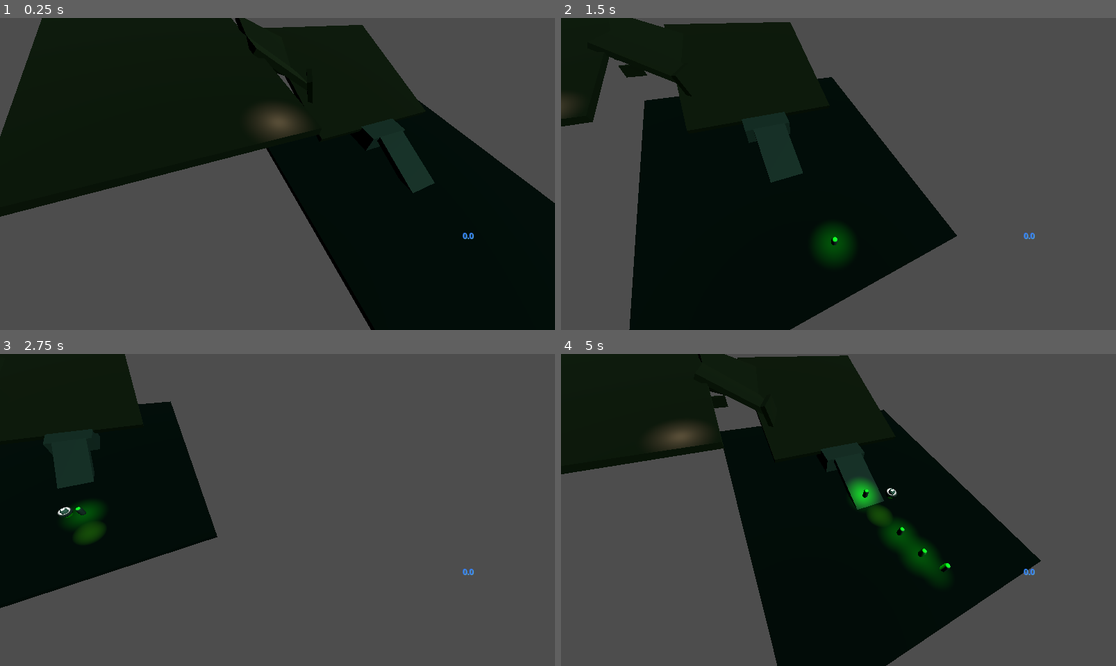
Above: before the commit, frames 1-4 (two rows, left to right).
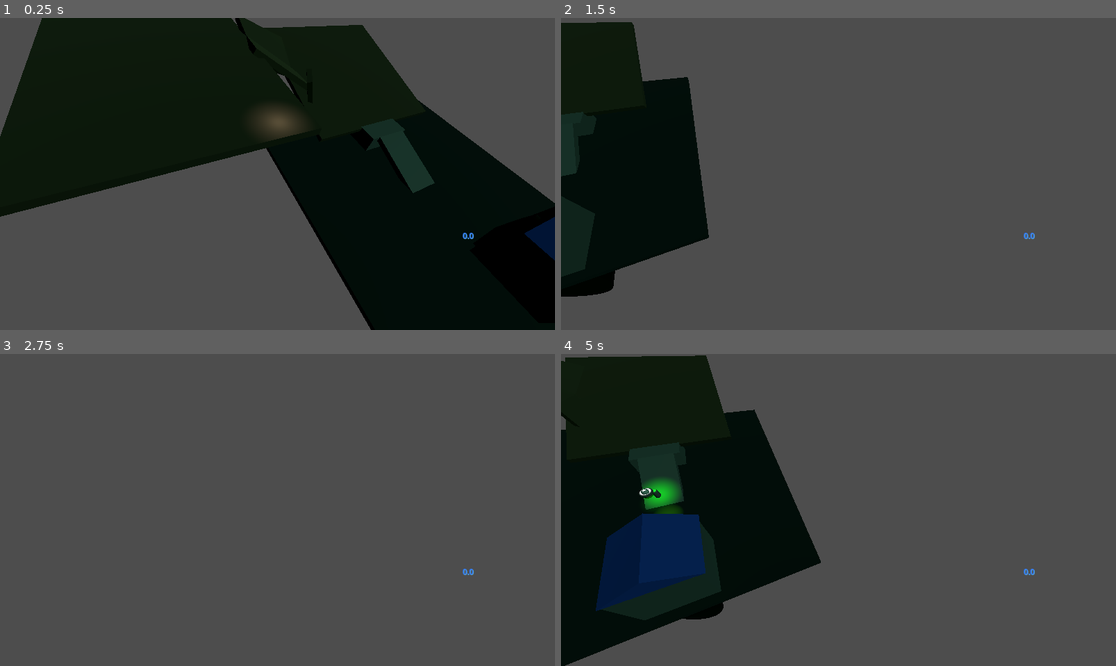
Above: after the commit, the same moments.

Repository: FryingPan2152/tower-defense
Game: Godot game, scene res://World.tscn
The game is run twice, just before and just after one commit, with the same random seed, the same clock (stepped at 60 frames per second) and the same inputs.
Inputs (mouse positions are in pixels of both pictures, inside the frame that each line leads up to):
- Up to frame 1 (0.25 s): no input
- Up to frame 2 (1.5 s): tap Enter at 0.5 s; move the mouse to (960, 158) at 0.52 s; hold D (right) 0.53-1.28 s; hold Shift (camer speed modifier) 0.53-1.28 s; move the mouse to (727, 189) at 1.27 s; hold S (backward) from 1.28 s (still down); right-click (727, 189) at 1.35 s
- Up to frame 3 (2.75 s): tap Shift (camer speed modifier) at 1.55 s; move the mouse to (333, 441) at 2.02 s; release S (backward) at 2.03 s; hold D (right) from 2.03 s (still down); hold Shift (camer speed modifier) from 2.03 s (still down)
- Up to frame 4 (5 s): move the mouse to (810, 572) at 2.77 s; release D (right) at 2.78 s; release Shift (camer speed modifier) at 2.78 s; hold W (forward) 2.78-3.53 s; click (810, 572) at 2.85 s; tap Shift (camer speed modifier) at 3.05, 4.55 s; move the mouse to (1005, 556) at 3.52 s; hold Shift (camer speed modifier) 3.53-4.28 s; hold A (left) from 3.53 s (still down); tap 1 (tower1) at 3.6 s; move the mouse to (672, 463) at 4.27 s; tap 2 (tower2) at 4.35 s

The runs differ from the first frame. In frame 1, 0.4% of the frame differs, in the area x 94-100%, y 63-78%; in frame 2, 45%; in frame 3, 23%; in frame 4, 51%, in the area x 0-87%, y 0-100%.

Commit message:
Added new controls to game as well as fixed tower problem

Diff:
--- a/Enemy_Spawner.tscn
+++ b/Enemy_Spawner.tscn
@@ -1,6 +1,18 @@
-[gd_scene load_steps=2 format=3 uid="uid://cilm5e8ee4qub"]
+[gd_scene load_steps=7 format=3 uid="uid://cilm5e8ee4qub"]
 
 [ext_resource type="Script" uid="uid://bifmykwnlrv14" path="res://enemy_spawner.gd" id="1_xkvsk"]
+
+[sub_resource type="BoxMesh" id="BoxMesh_xkvsk"]
+
+[sub_resource type="CylinderMesh" id="CylinderMesh_xkvsk"]
+
+[sub_resource type="StandardMaterial3D" id="StandardMaterial3D_dr6jk"]
+albedo_color = Color(0, 0, 0, 1)
+
+[sub_resource type="PrismMesh" id="PrismMesh_qfyqk"]
+
+[sub_resource type="StandardMaterial3D" id="StandardMaterial3D_bsyy4"]
+albedo_color = Color(0.247059, 0.392157, 1, 1)
 
 [node name="Node3D" type="Node3D"]
 script = ExtResource("1_xkvsk")
@@ -8,4 +20,18 @@
 [node name="Timer" type="Timer" parent="."]
 autostart = true
 
+[node name="CSGMesh3D" type="CSGMesh3D" parent="."]
+transform = Transform3D(10, 0, 0, 0, 10, 0, 0, 0, 10, 0, 0.471193, 0.901416)
+mesh = SubResource("BoxMesh_xkvsk")
+
+[node name="CSGMesh3D2" type="CSGMesh3D" parent="."]
+transform = Transform3D(-3.0598e-07, 5, -8.74228e-07, 0, -2.18557e-07, -20, -7, -2.18557e-07, 3.82137e-14, -0.45779, -4.96993, 0.870046)
+mesh = SubResource("CylinderMesh_xkvsk")
+material = SubResource("StandardMaterial3D_dr6jk")
+
+[node name="CSGMesh3D3" type="CSGMesh3D" parent="."]
+transform = Transform3D(-4.80825e-07, 0, 10, 0, 3, 0, -11, 0, -4.37114e-07, 0, 6.93979, 0.877503)
+mesh = SubResource("PrismMesh_qfyqk")
+material = SubResource("StandardMaterial3D_bsyy4")
+
 [connection signal="timeout" from="Timer" to="." method="_on_timer_timeout"]
--- a/Player.gd
+++ b/Player.gd
@@ -28,7 +28,7 @@
 		forward_no_z.y = 0
 
 		if Input.is_action_pressed("camer speed modifier"):
-			position += forward_no_z * delta * 40
+			position += forward_no_z * delta * 100
 		else:
 			position += forward_no_z * delta * 10
 
@@ -37,7 +37,7 @@
 		var forward_no_z = basis.z
 		forward_no_z.y = 0
 		if Input.is_action_pressed("camer speed modifier"):
-			position += forward_no_z * delta * 40
+			position += forward_no_z * delta * 100
 		else:
 			position += forward_no_z * delta * 10
 
@@ -45,15 +45,19 @@
 	if Input.is_action_pressed("left"):
 		position += -basis.x * delta * 10
 		if Input.is_action_pressed("camer speed modifier"):
-			position += -basis.x * delta * 40
+			position += -basis.x * delta * 100
 		else:
 			position += -basis.x * delta * 10
 	if Input.is_action_pressed("right"):
 		position += basis.x * delta * 10
 		if Input.is_action_pressed("camer speed modifier"):
-			position += +basis.x * delta * 40
+			position += +basis.x * delta * 100
 		else:
 			position += +basis.x * delta * 10
+	if Input.is_action_pressed("Up"):
+		position += +basis.z * delta * 40
+	if Input.is_action_pressed("Down"):
+		position += -basis.z * delta * 40
 
 
 
--- a/player.tscn
+++ b/player.tscn
@@ -143,7 +143,7 @@
 offset_top = 158.0
 offset_right = 183.0
 offset_bottom = 189.0
-text = "The Mage"
+text = "The Digger"
 
 [node name="Control" parent="." instance=ExtResource("2_i3pqv")]
 offset_left = 960.0
--- a/project.godot
+++ b/project.godot
@@ -71,3 +71,13 @@
 "events": [Object(InputEventMouseButton,"resource_local_to_scene":false,"resource_name":"","device":-1,"window_id":0,"a …(258 unchanged characters)…
 ]
 }
+Up={
+"deadzone": 0.2,
+"events": [Object(InputEventKey,"resource_local_to_scene":false,"resource_name":"","device":-1,"window_id":0,"alt_pressed":false,"shift_pressed":false,"ctrl_pressed":false,"meta_pressed":false,"pressed":false,"keycode":0,"physical_keycode":81,"key_label":0,"unicode":113,"location":0,"echo":false,"script":null)
+]
+}
+Down={
+"deadzone": 0.2,
+"events": [Object(InputEventKey,"resource_local_to_scene":false,"resource_name":"","device":-1,"window_id":0,"alt_pressed":false,"shift_pressed":false,"ctrl_pressed":false,"meta_pressed":false,"pressed":false,"keycode":0,"physical_keycode":69,"key_label":0,"unicode":101,"location":0,"echo":false,"script":null)
+]
+}
